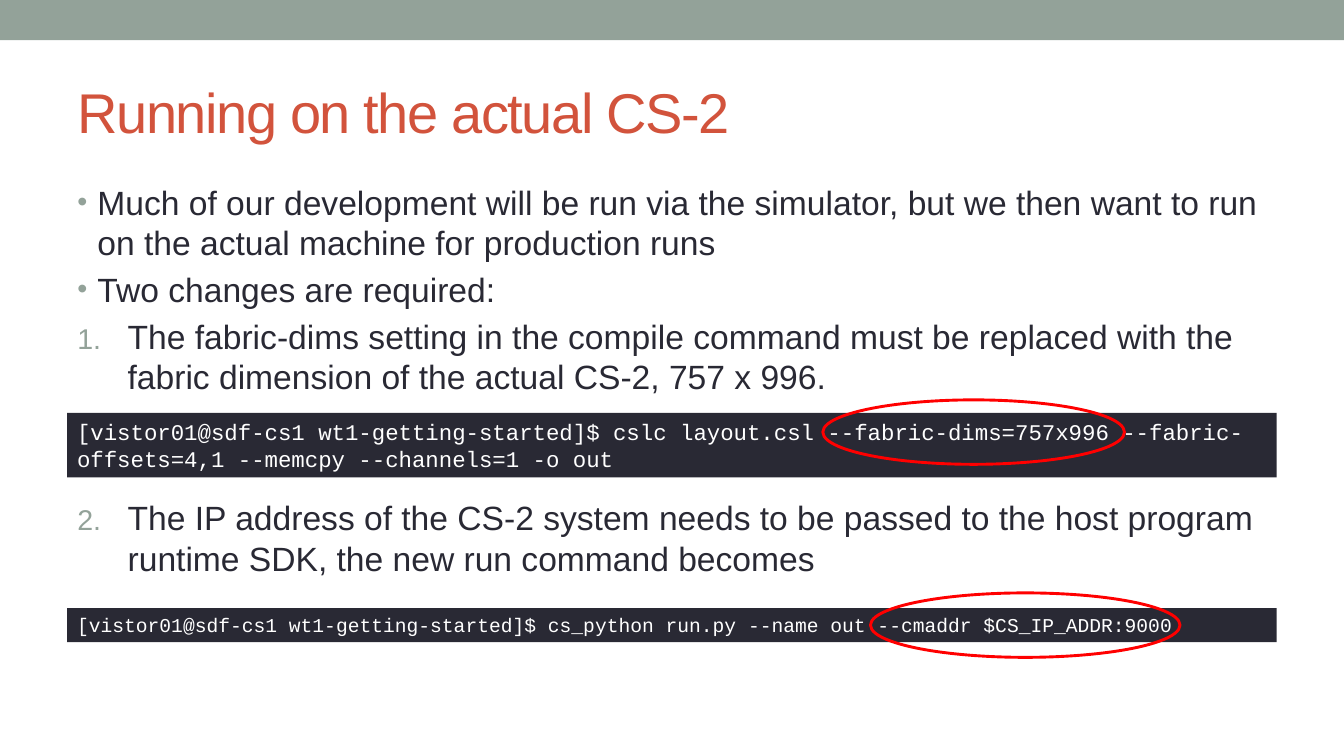
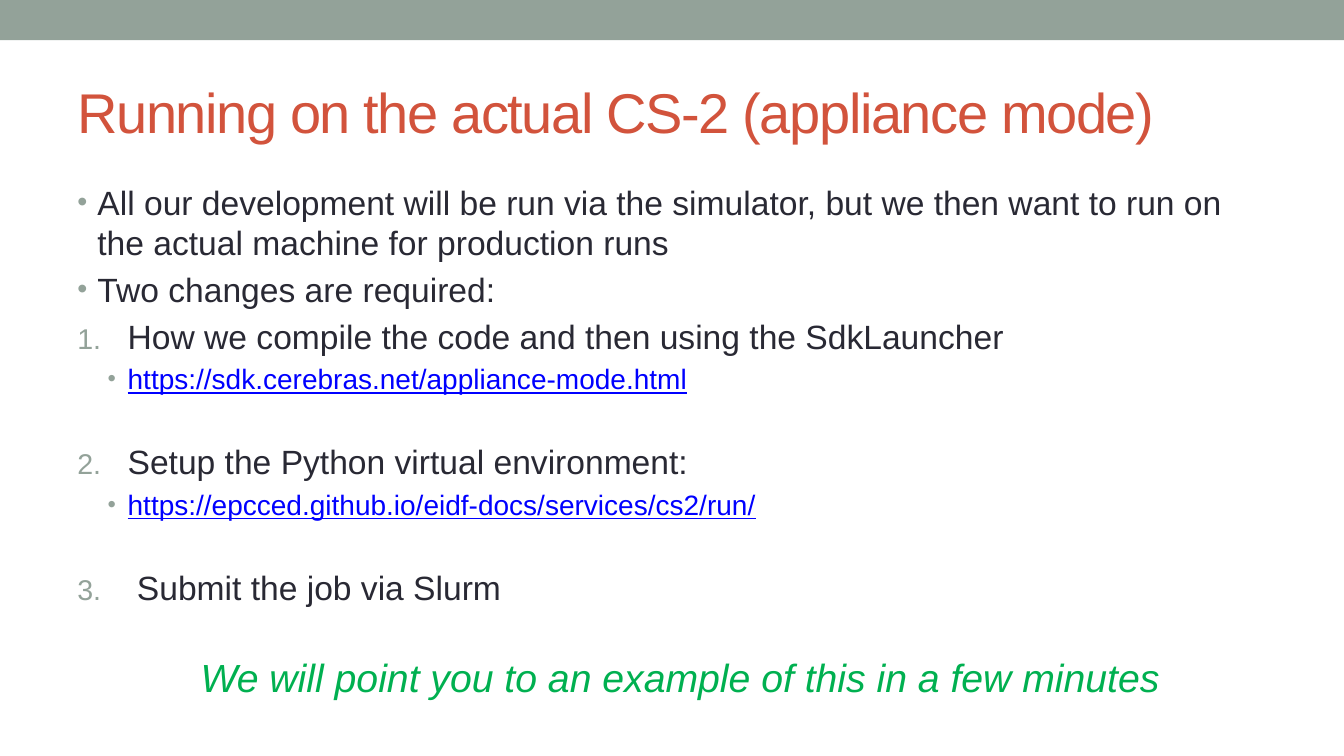
Before and after one commit to EPCCed/cs2-sdk-training, a slide deck: slide 15 of lectures/powerpoints/SDK-walkthrough-part-one.pptx (slide 14 before the commit). Drawn at 1344x756 pixels with LibreOffice and Linux fonts; fonts in the diff are those of the drawing. Boxes give left, top, right and bottom in pixels: in the first picture for what was removed or moved away, otherwise in the second. Text is boxed around its words. In the diff, an @@ line names an element or a change of style, - is before the commit and + after.

```diff
--- a/lectures/powerpoints/SDK-walkthrough-part-one.pptx
+++ b/lectures/powerpoints/SDK-walkthrough-part-one.pptx
@@ title at [77,92,1154,143]: text changed @@
-Running on the actual CS-2
+Running on the actual CS-2 (appliance mode)
@@ text at [97,190,1221,262]: text changed @@
-• Much of our development will be run via the simulator, but we then want to run on the actual machine for production runs
+• All our development will be run via the simulator, but we then want to run on the actual machine for production runs
@@ text at [128,324,1003,607]: text changed @@
-1. The fabric-dims setting in the compile command must be replaced with the fabric dimension of the actual CS-2, 757 x 996.
-2. The IP address of the CS-2 system needs to be passed to the host program runtime SDK, the new run command becomes
+1. How we compile the code and then using the SdkLauncher
+  • https://sdk.cerebras.net/appliance-mode.html
+2. Setup the Python virtual environment:
+  • https://epcced.github.io/eidf-docs/services/cs2/run/
+3. Submit the job via Slurm
@@ rectangle removed at [68,413,1277,478] @@
-[vistor01@sdf-cs1 wt1-getting-started]$ cslc layout.csl --fabric-dims=757x996 --fabric-offsets=4,1 --memcpy --channels=1 -o out
@@ ellipse removed at [823,400,1124,465] @@
@@ ellipse removed at [871,593,1181,657] @@
@@ rectangle removed at [68,608,1277,642] @@
-[vistor01@sdf-cs1 wt1-getting-started]$ cs_python run.py --name out --cmaddr $CS_IP_ADDR:9000
@@ text added at [201,663,1159,700], 28 pt, text #00B050, italic @@
+We will point you to an example of this in a few minutes
```
Also in this commit, not shown: 12 other slides changed, 2 slides added, 4 other files.
